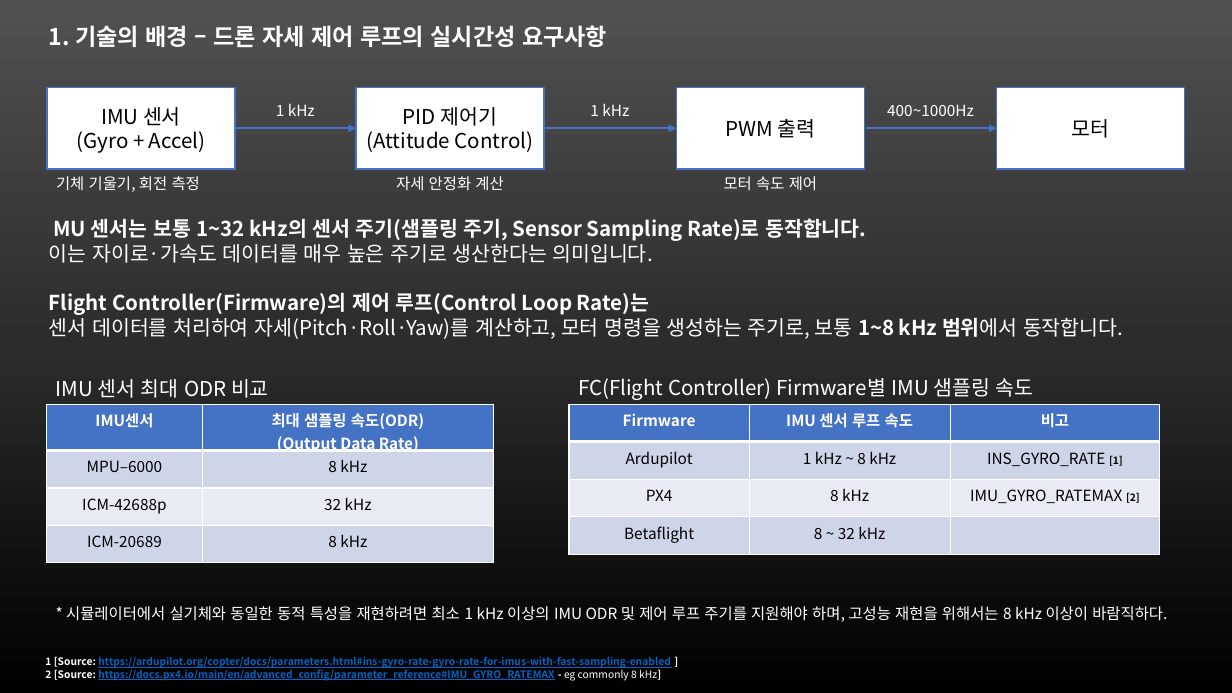
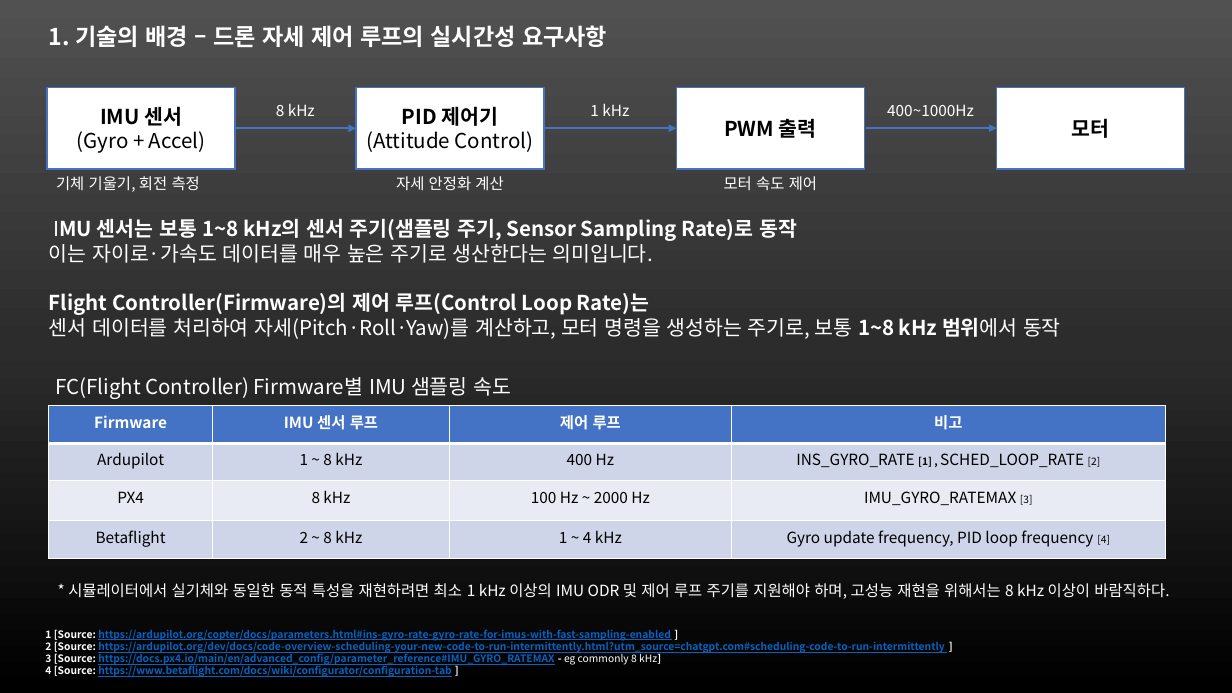
Before and after one commit to noztosky/sim25, a slide deck: slide 5 of x_memory/docs2/논문연구I-발표자료.pptx. Drawn at 1232x693 pixels with LibreOffice and Linux fonts; fonts in the diff are those of the drawing. Boxes give left, top, right and bottom in pixels: in the first picture for what was removed or moved away, otherwise in the second. Text is boxed around its words. In the diff, an @@ line names an element or a change of style, - is before the commit and + after.

Commit message:
논문업데이트

```diff
--- a/x_memory/docs2/논문연구I-발표자료.pptx
+++ b/x_memory/docs2/논문연구I-발표자료.pptx
@@ rectangle "IMU 센서 (Gyro + Accel)" at [47,88,236,169]: bold on in "IMU 센서" @@
@@ rectangle "PID 제어기 (Attitude Control)" at [356,88,544,169]: bold on in "PID 제어기" @@
@@ rectangle "PWM 출력" at [677,88,865,169]: bold on @@
@@ rectangle "모터" at [997,87,1186,168]: bold on @@
@@ text at [276,104,315,116]: text changed @@
-1 kHz
+8 kHz
@@ text at [49,218,1061,339]: text changed @@
-MU 센서는 보통 1~32 kHz의 센서 주기(샘플링 주기, Sensor Sampling Rate)로 동작합니다.
-이는 자이로·가속도 데이터를 매우 높은 주기로 생산한다는 의미입니다.
-Flight Controller(Firmware)의 제어 루프(Control Loop Rate)는
-센서 데이터를 처리하여 자세(Pitch·Roll·Yaw)를 계산하고, 모터 명령을 생성하는 주기로, 보통 1~8 kHz 범위에서 동작합니다.
+IMU 센서는 보통 1~8 kHz의 센서 주기(샘플링 주기, Sensor Sampling Rate)로 동작
+이는 자이로·가속도 데이터를 매우 높은 주기로 생산한다는 의미입니다.
+Flight Controller(Firmware)의 제어 루프(Control Loop Rate)는
+센서 데이터를 처리하여 자세(Pitch·Roll·Yaw)를 계산하고, 모터 명령을 생성하는 주기로, 보통 1~8 kHz 범위에서 동작
@@ text "FC(Flight Controller) Firmware별 IMU 샘플링 ...": place and size @@
-text "FC(Flight Controller) Firmware별 IMU 샘플링 ..." at [578,378,1034,400]
+text "FC(Flight Controller) Firmware별 IMU 샘플링 ..." at [55,377,511,399]
@@ text removed at [55,379,269,398] @@
-IMU 센서 최대 ODR 비교
@@ table removed at [46,405,494,564], 4 rows, 2 columns @@
-IMU센서 | 최대 샘플링 속도(ODR) / (Output Data Rate)
-MPU–6000 | 8 kHz
-ICM-42688p | 32 kHz
-ICM-20689 | 8 kHz
@@ table at [49,406,1166,558] @@
-column 2: IMU 센서 루프 속도 | 1 kHz ~ 8 kHz | 8 kHz | 8 ~ 32 kHz
-column 3: 비고 | INS_GYRO_RATE [1] | IMU_GYRO_RATEMAX [2] | 
+column 2: IMU 센서 루프 | 1 ~ 8 kHz | 8 kHz | 2 ~ 8 kHz
+column 3: 제어 루프 | 400 Hz | 100 Hz ~ 2000 Hz | 1 ~ 4 kHz
+column 4: 비고 | INS_GYRO_RATE [1] , SCHED_LOOP_RATE [2] | IMU_GYRO_RATEMAX [3] | Gyro update frequency, PID loop frequency [4]
@@ table: place and size @@
-table at [569,405,1160,555]
+table at [49,406,1166,558]
@@ text "* 시뮬레이터에서 실기체와 동일한 동적 ...": place and size @@
-text "* 시뮬레이터에서 실기체와 동일한 동적 ..." at [66,606,1167,622]
+text "* 시뮬레이터에서 실기체와 동일한 동적 ..." at [68,583,1169,599]
@@ text "1 [Source: https://ardupilot.org/copter/docs/parameters.html ...": place and size @@
-text "1 [Source: https://ardupilot.org/copter/docs/parameters.html ..." at [45,656,671,681]
+text "1 [Source: https://ardupilot.org/copter/docs/parameters.html ..." at [45,629,944,677]
@@ text at [45,639,944,677]: text changed @@
-2 [Source: https://docs.px4.io/main/en/advanced_config/parameter_reference#IMU_GYRO_RATEMAX - eg commonly 8 kHz]
+2 [Source: https://ardupilot.org/dev/docs/code-overview-scheduling-your-new-code-to-run-intermittently.html?utm_source=chatgpt.com#scheduling-code-to-run-intermittently ]
+3 [Source: https://docs.px4.io/main/en/advanced_config/parameter_reference#IMU_GYRO_RATEMAX - eg commonly 8 kHz]
+4 [Source: https://www.betaflight.com/docs/wiki/configurator/configuration-tab ]
```
Also in this commit, not shown: 3 other slides changed, 1 slide added.
